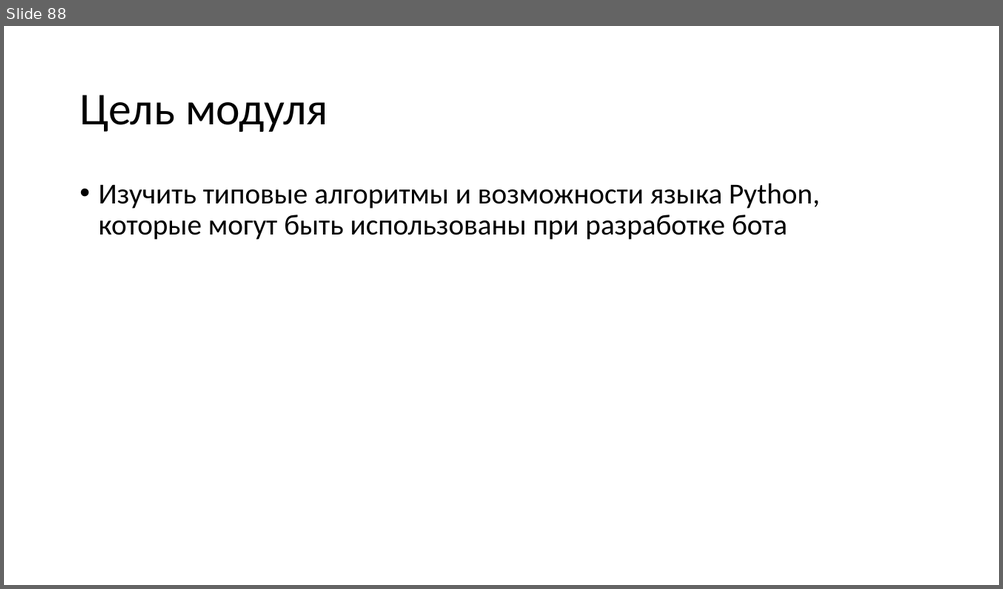
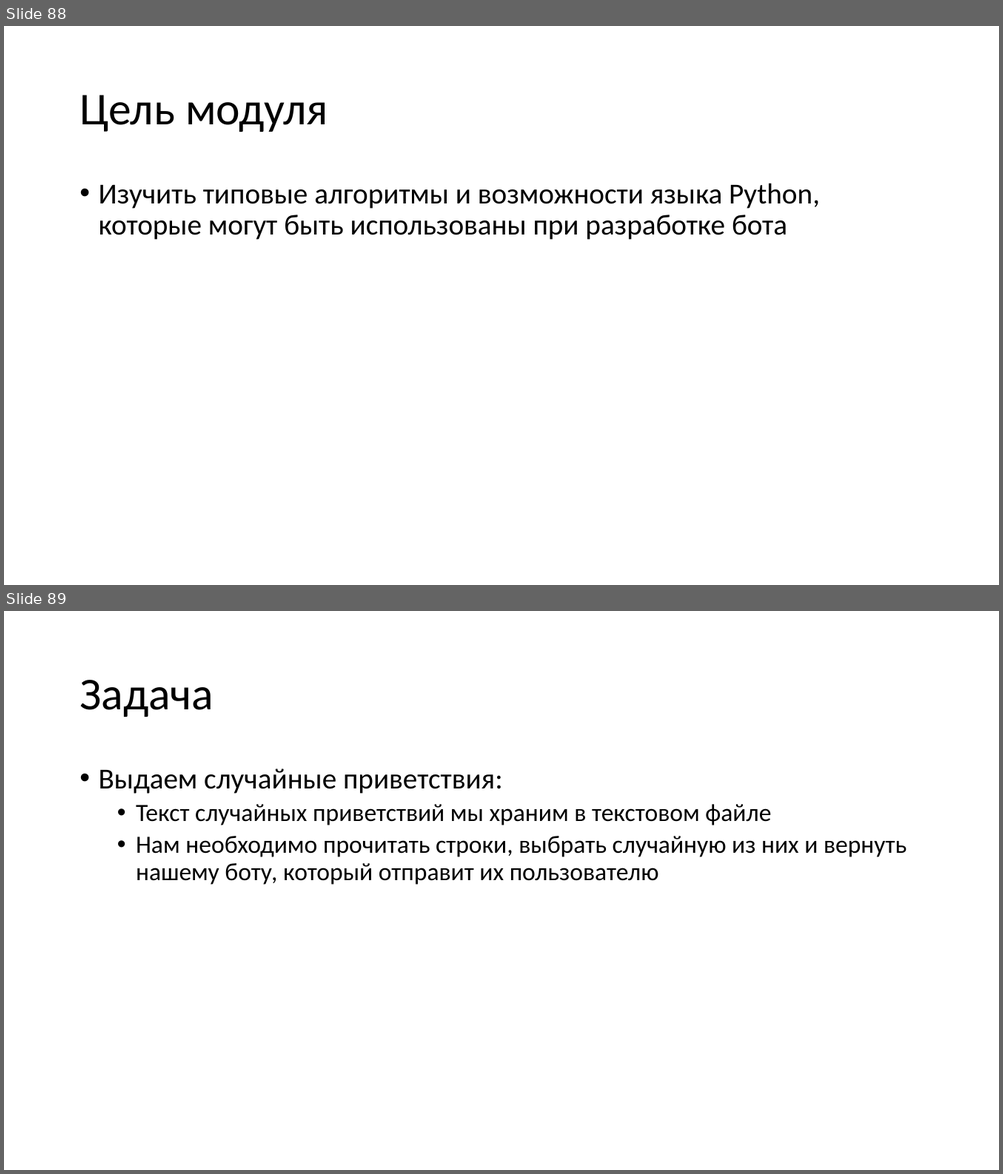
Before and after one commit to paveltsytovich/telegram-course, a slide deck: Presentation/Разработка ботов для телеграмм на Python.pptx. Shown one above the other, each under a label of ours: slide 88 before the commit, slides 88 and 89 after it. The pictures are 1003x589 and 1003x1174 pixels, drawn with LibreOffice and Linux fonts; fonts in the diff are those of the drawing. Boxes give left, top, right and bottom in pixels: in the first picture for what was removed or moved away, otherwise in the second. Text is boxed around its words. In the diff, an @@ line names an element or a change of style, - is before the commit and + after.

```diff
--- a/Presentation/Разработка ботов для телеграмм на Python.pptx
+++ b/Presentation/Разработка ботов для телеграмм на Python.pptx
@@ slide 89 added at [4, 611, 999, 1170], background #FFFFFF @@
@@ title added at [79, 680, 213, 717], 44 pt, text #000000 @@
+Задача
@@ text added at [99, 769, 906, 885], 24 pt, text #000000 @@
+• Выдаем случайные приветствия:
+  • Текст случайных приветствий мы храним в текстовом файле
+  • Нам необходимо прочитать строки, выбрать случайную из них и вернуть нашему боту, который отправит их пользователю
```
Also in this commit, not shown: 2 slides changed, 2 other slides added.
